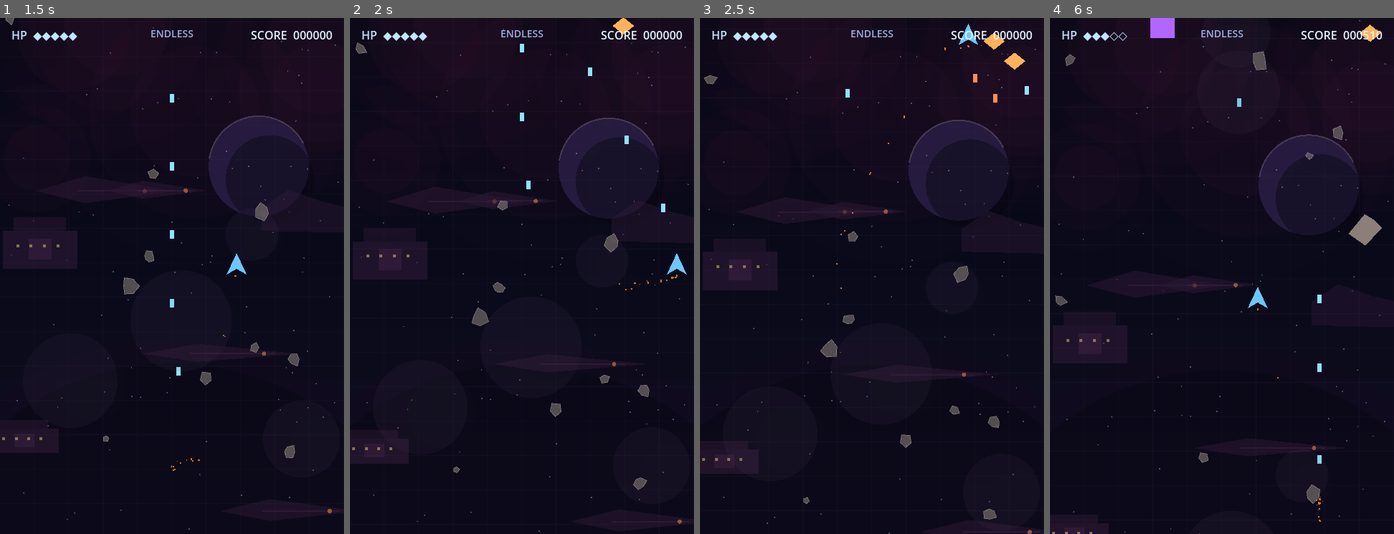
Above: before the commit, frames 1-4 (left to right).
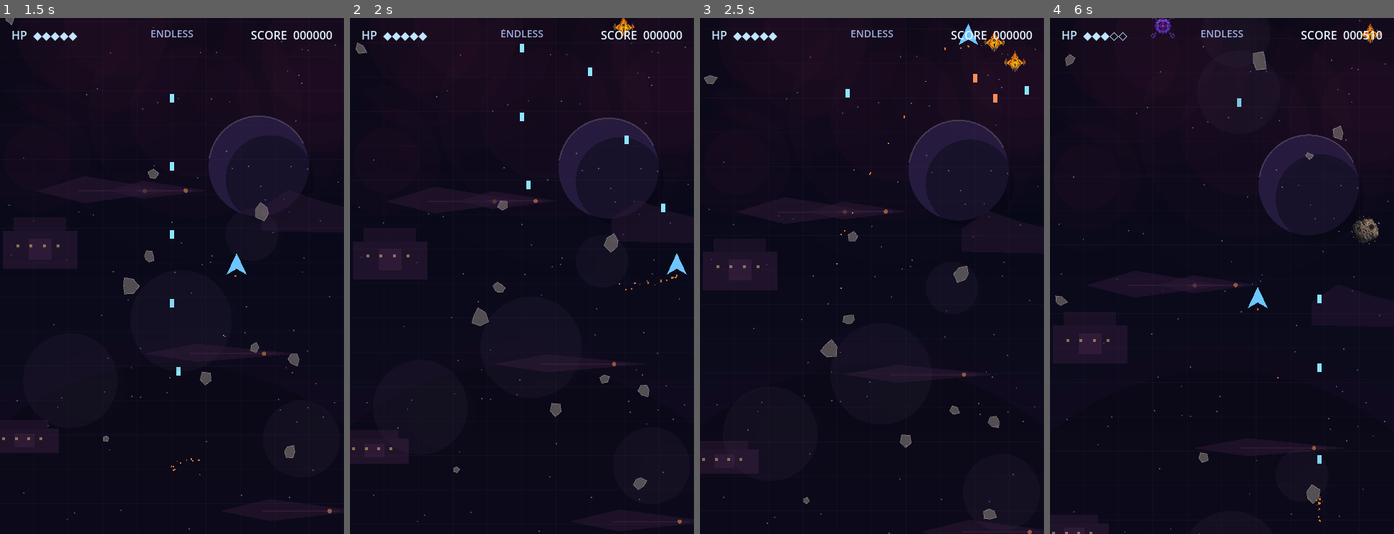
Above: after the commit, the same moments.

Repository: brottman/nebula-dawn
Game: Godot game, scene res://scenes/ui/main_menu.tscn
Two runs of this game, one before a commit and one after it. Both use one fixed random seed, a clock stepped at 60 frames per second and the inputs below.
Inputs (mouse positions are in pixels of both pictures, inside the frame that each line leads up to):
- Up to frame 1 (1.5 s): click "Endless" at 0.5 s; move the mouse to (247, 250) at 1.27 s; hold D (move_right) from 1.28 s (still down); click (247, 250) at 1.42 s
- Up to frame 2 (2 s): keep holding D (move_right)
- Up to frame 3 (2.5 s): release D (move_right) at 2 s; drag from (803, 301) to (975, 28) at 2.02 s
- Up to frame 4 (6 s): move the mouse to (1256, 162) at 2.77 s; hold D (move_right) 2.78-3.5 s; drag from (1204, 379) to (1318, 110) at 3.52 s; move the mouse to (1325, 353) at 4.27 s; hold A (move_left) 4.28-5 s; drag from (1118, 198) to (1325, 528) at 5.02 s; move the mouse to (1239, 276) at 5.77 s; hold S (move_down) from 5.78 s (still down); click (1239, 276) at 5.92 s

Frame 1 is identical in both runs. In frame 2, 0.1% of the frame differs, in the area x 76-83%, y 0-4%; in frame 3, 0.2%; in frame 4, 0.7%, in the area x 29-97%, y 0-45%.

Commit message:
Commit pending changes via SysManager

Diff:
--- a/scenes/entities/enemy_base.tscn
+++ b/scenes/entities/enemy_base.tscn
@@ -10,7 +10,11 @@
 collision_mask = 3
 script = ExtResource("1")
 
+[node name="Sprite2D" type="Sprite2D" parent="."]
+texture_filter = 1
+
 [node name="Polygon2D" type="Polygon2D" parent="."]
+visible = false
 color = Color(1, 0.45, 0.45, 1)
 polygon = PackedVector2Array(0, 14, -14, -14, 14, -14)
 
--- a/scenes/entities/pickup.tscn
+++ b/scenes/entities/pickup.tscn
@@ -3,14 +3,18 @@
 [ext_resource type="Script" path="res://scripts/enemies/pickup.gd" id="1"]
 
 [sub_resource type="CircleShape2D" id="CircleShape2D_1"]
-radius = 14.0
+radius = 16.0
 
 [node name="Pickup" type="Area2D"]
 collision_layer = 16
 collision_mask = 1
 script = ExtResource("1")
 
+[node name="Sprite2D" type="Sprite2D" parent="."]
+texture_filter = 1
+
 [node name="Polygon2D" type="Polygon2D" parent="."]
+visible = false
 color = Color(0.4, 1, 0.6, 1)
 polygon = PackedVector2Array(-12, -12, 12, -12, 12, 12, -12, 12)
 
@@ -18,6 +22,7 @@
 shape = SubResource("CircleShape2D_1")
 
 [node name="Label" type="Label" parent="."]
+visible = false
 offset_left = -10.0
 offset_top = -10.0
 offset_right = 10.0
--- a/scripts/enemies/enemy_base.gd
+++ b/scripts/enemies/enemy_base.gd
@@ -21,8 +21,18 @@
 var _teleport_cd: float = 0.0
 var _armor_angle: float = 0.0
 
+@onready var _sprite: Sprite2D = $Sprite2D
 @onready var _poly: Polygon2D = $Polygon2D
 @onready var _collision: CollisionShape2D = $CollisionShape2D
+
+const SPRITE_PATHS := {
+	"scout": "res://assets/sprites/enemy_scout.png",
+	"strafer": "res://assets/sprites/enemy_strafer.png",
+	"drone": "res://assets/sprites/enemy_drone.png",
+	"asteroid": "res://assets/sprites/enemy_asteroid.png",
+	"boss": "res://assets/sprites/enemy_boss.png",
+	"mid_boss": "res://assets/sprites/enemy_mid_boss.png",
+}
 
 
 func _ready() -> void:
@@ -75,43 +85,78 @@
 
 
 func _apply_visuals() -> void:
-	if stats == null or _poly == null:
-		return
-	_poly.color = stats.color
-	var half := stats.size * 0.5
-	match String(stats.enemy_id):
-		"scout":
-			_poly.polygon = PackedVector2Array([
-				Vector2(0, half.y), Vector2(-half.x, -half.y), Vector2(half.x, -half.y)
-			])
-		"strafer":
-			_poly.polygon = PackedVector2Array([
-				Vector2(-half.x, 0), Vector2(0, -half.y), Vector2(half.x, 0), Vector2(0, half.y)
-			])
-		"drone":
-			_poly.polygon = PackedVector2Array([
-				Vector2(-half.x, -half.y), Vector2(half.x, -half.y),
-				Vector2(half.x, half.y), Vector2(-half.x, half.y)
-			])
-		"asteroid":
-			_poly.polygon = PackedVector2Array([
-				Vector2(-half.x * 0.6, -half.y), Vector2(half.x, -half.y * 0.4),
-				Vector2(half.x * 0.7, half.y), Vector2(-half.x, half.y * 0.5),
-				Vector2(-half.x * 0.9, -half.y * 0.2)
-			])
-		"boss":
-			_poly.polygon = PackedVector2Array([
-				Vector2(0, half.y), Vector2(-half.x, half.y * 0.2),
-				Vector2(-half.x * 0.7, -half.y), Vector2(half.x * 0.7, -half.y),
-				Vector2(half.x, half.y * 0.2)
-			])
-		_:
-			_poly.polygon = PackedVector2Array([
-				Vector2(-half.x, -half.y), Vector2(half.x, -half.y),
-				Vector2(half.x, half.y), Vector2(-half.x, half.y)
-			])
+	if stats == null:
+		return
+	var path := _sprite_path_for(stats)
+	var tex: Texture2D = load(path) if path != "" else null
+	if _sprite and tex:
+		_sprite.texture = tex
+		_sprite.visible = true
+		# Soft tint so mission variants keep identity without washing out art.
+		_sprite.modulate = Color(
+			clampf(0.55 + stats.color.r * 0.55, 0.4, 1.2),
+			clampf(0.55 + stats.color.g * 0.55, 0.4, 1.2),
+			clampf(0.55 + stats.color.b * 0.55, 0.4, 1.2),
+			1.0
+		)
+		var target := maxf(stats.size.x, stats.size.y)
+		var tex_size := maxf(tex.get_width(), tex.get_height())
+		if tex_size > 0.0:
+			var s := target / tex_size
+			# Bosses read larger than their collision box.
+			if stats.is_boss:
+				s *= 1.15 if stats.is_mid_boss else 1.35
+			_sprite.scale = Vector2(s, s)
+		if _poly:
+			_poly.visible = false
+	elif _poly:
+		_poly.visible = true
+		_poly.color = stats.color
+		var half := stats.size * 0.5
+		match String(stats.enemy_id):
+			"scout":
+				_poly.polygon = PackedVector2Array([
+					Vector2(0, half.y), Vector2(-half.x, -half.y), Vector2(half.x, -half.y)
+				])
+			"strafer":
+				_poly.polygon = PackedVector2Array([
+					Vector2(-half.x, 0), Vector2(0, -half.y), Vector2(half.x, 0), Vector2(0, half.y)
+				])
+			"drone":
+				_poly.polygon = PackedVector2Array([
+					Vector2(-half.x, -half.y), Vector2(half.x, -half.y),
+					Vector2(half.x, half.y), Vector2(-half.x, half.y)
+				])
+			"asteroid":
+				_poly.polygon = PackedVector2Array([
+					Vector2(-half.x * 0.6, -half.y), Vector2(half.x, -half.y * 0.4),
+					Vector2(half.x * 0.7, half.y), Vector2(-half.x, half.y * 0.5),
+					Vector2(-half.x * 0.9, -half.y * 0.2)
+				])
+			"boss":
+				_poly.polygon = PackedVector2Array([
+					Vector2(0, half.y), Vector2(-half.x, half.y * 0.2),
+					Vector2(-half.x * 0.7, -half.y), Vector2(half.x * 0.7, -half.y),
+					Vector2(half.x, half.y * 0.2)
+				])
+			_:
+				_poly.polygon = PackedVector2Array([
+					Vector2(-half.x, -half.y), Vector2(half.x, -half.y),
+					Vector2(half.x, half.y), Vector2(-half.x, half.y)
+				])
 	if _collision and _collision.shape is RectangleShape2D:
 		(_collision.shape as RectangleShape2D).size = stats.size
+
+
+func _sprite_path_for(s: EnemyStats) -> String:
+	if s.is_boss and s.is_mid_boss:
+		return SPRITE_PATHS["mid_boss"]
+	if s.is_boss:
+		return SPRITE_PATHS["boss"]
+	var key := String(s.enemy_id)
+	if SPRITE_PATHS.has(key):
+		return SPRITE_PATHS[key]
+	return SPRITE_PATHS["scout"]
 
 
 func _physics_process(delta: float) -> void:
@@ -234,15 +279,34 @@
 				amount *= 0.35
 				EventBus.gimmick_toast.emit("ARMORED")
 	hp -= amount
-	_poly.modulate = Color(2.0, 2.0, 2.0)
+	_flash_hit()
 	get_tree().create_timer(0.05).timeout.connect(func() -> void:
 		if is_instance_valid(self) and alive:
-			_poly.modulate = Color.WHITE
+			_clear_flash()
 	)
 	if stats and stats.is_boss:
 		EventBus.boss_hp_changed.emit(maxi(0.0, hp), stats.max_hp)
 	if hp <= 0.0:
 		_die()
+
+
+func _flash_hit() -> void:
+	if _sprite and _sprite.visible:
+		_sprite.modulate = Color(2.0, 2.0, 2.0)
+	if _poly:
+		_poly.modulate = Color(2.0, 2.0, 2.0)
+
+
+func _clear_flash() -> void:
+	if _sprite and _sprite.visible and stats:
+		_sprite.modulate = Color(
+			clampf(0.55 + stats.color.r * 0.55, 0.4, 1.2),
+			clampf(0.55 + stats.color.g * 0.55, 0.4, 1.2),
+			clampf(0.55 + stats.color.b * 0.55, 0.4, 1.2),
+			1.0
+		)
+	if _poly:
+		_poly.modulate = Color.WHITE
 
 
 func absorb_bullet(amount: float = 1.0) -> void:
--- a/scripts/enemies/pickup.gd
+++ b/scripts/enemies/pickup.gd
@@ -4,6 +4,19 @@
 var kind: String = "spread"
 var fall_speed: float = 70.0
 
+const SPRITE_PATHS := {
+	"spread": "res://assets/sprites/pickup_spread.png",
+	"railgun": "res://assets/sprites/pickup_railgun.png",
+	"homing": "res://assets/sprites/pickup_homing.png",
+	"wave": "res://assets/sprites/pickup_wave.png",
+	"flak": "res://assets/sprites/pickup_flak.png",
+	"power": "res://assets/sprites/pickup_power.png",
+	"rapid": "res://assets/sprites/pickup_rapid.png",
+	"shield": "res://assets/sprites/pickup_shield.png",
+	"heal": "res://assets/sprites/pickup_heal.png",
+}
+
+@onready var _sprite: Sprite2D = $Sprite2D
 @onready var _poly: Polygon2D = $Polygon2D
 @onready var _label: Label = $Label
 
@@ -18,6 +31,22 @@
 
 func setup(k: String) -> void:
 	kind = k
+	var path: String = SPRITE_PATHS.get(kind, "")
+	var tex: Texture2D = load(path) if path != "" else null
+	if _sprite and tex:
+		_sprite.texture = tex
+		_sprite.visible = true
+		_sprite.scale = Vector2(0.9, 0.9)
+		if _poly:
+			_poly.visible = false
+		if _label:
+			_label.visible = false
+		return
+	# Fallback polygons if a sprite is missing.
+	if _poly:
+		_poly.visible = true
+	if _label:
+		_label.visible = true
 	match kind:
 		"spread":
 			_poly.color = Color(0.4, 1.0, 0.6)
@@ -53,7 +82,10 @@
 
 func _physics_process(delta: float) -> void:
 	global_position.y += fall_speed * delta
-	rotation += delta
+	rotation += delta * 0.6
+	# Gentle bob so icons stay readable while spinning.
+	if _sprite:
+		_sprite.scale = Vector2.ONE * (0.88 + 0.06 * sin(Time.get_ticks_msec() * 0.008))
 	if global_position.y > get_viewport_rect().size.y + 40.0:
 		queue_free()
 
Binary file added: assets/sprites/enemy_asteroid.png
Not shown, added: assets/sprites/enemy_asteroid.png.import
Binary file added: assets/sprites/enemy_boss.png
Not shown, added: assets/sprites/enemy_boss.png.import
Binary file added: assets/sprites/enemy_drone.png
Not shown, added: assets/sprites/enemy_drone.png.import
Binary file added: assets/sprites/enemy_mid_boss.png
Not shown, added: assets/sprites/enemy_mid_boss.png.import
Binary file added: assets/sprites/enemy_scout.png
Not shown, added: assets/sprites/enemy_scout.png.import
Binary file added: assets/sprites/enemy_strafer.png
Not shown, added: assets/sprites/enemy_strafer.png.import
(and 18 more such lines)
